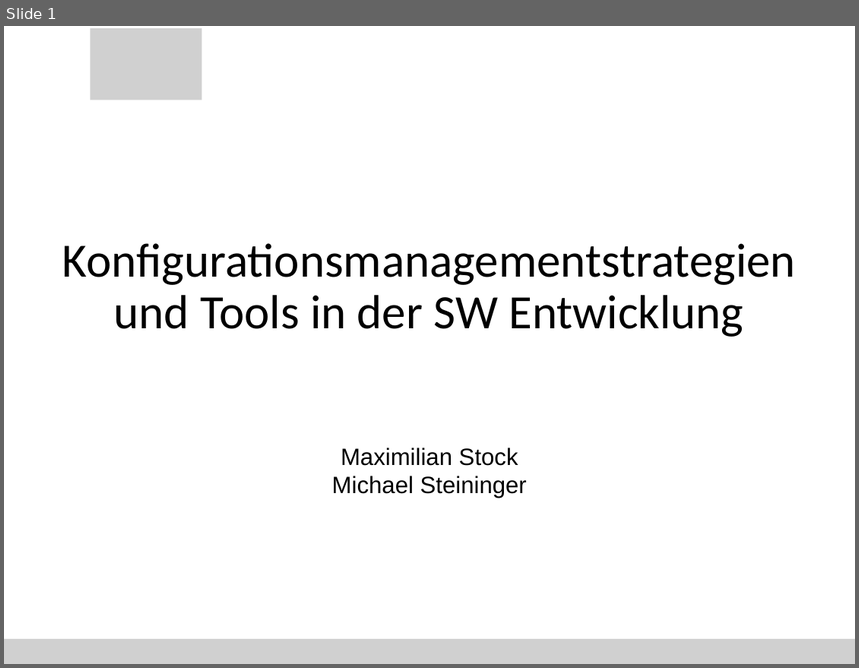
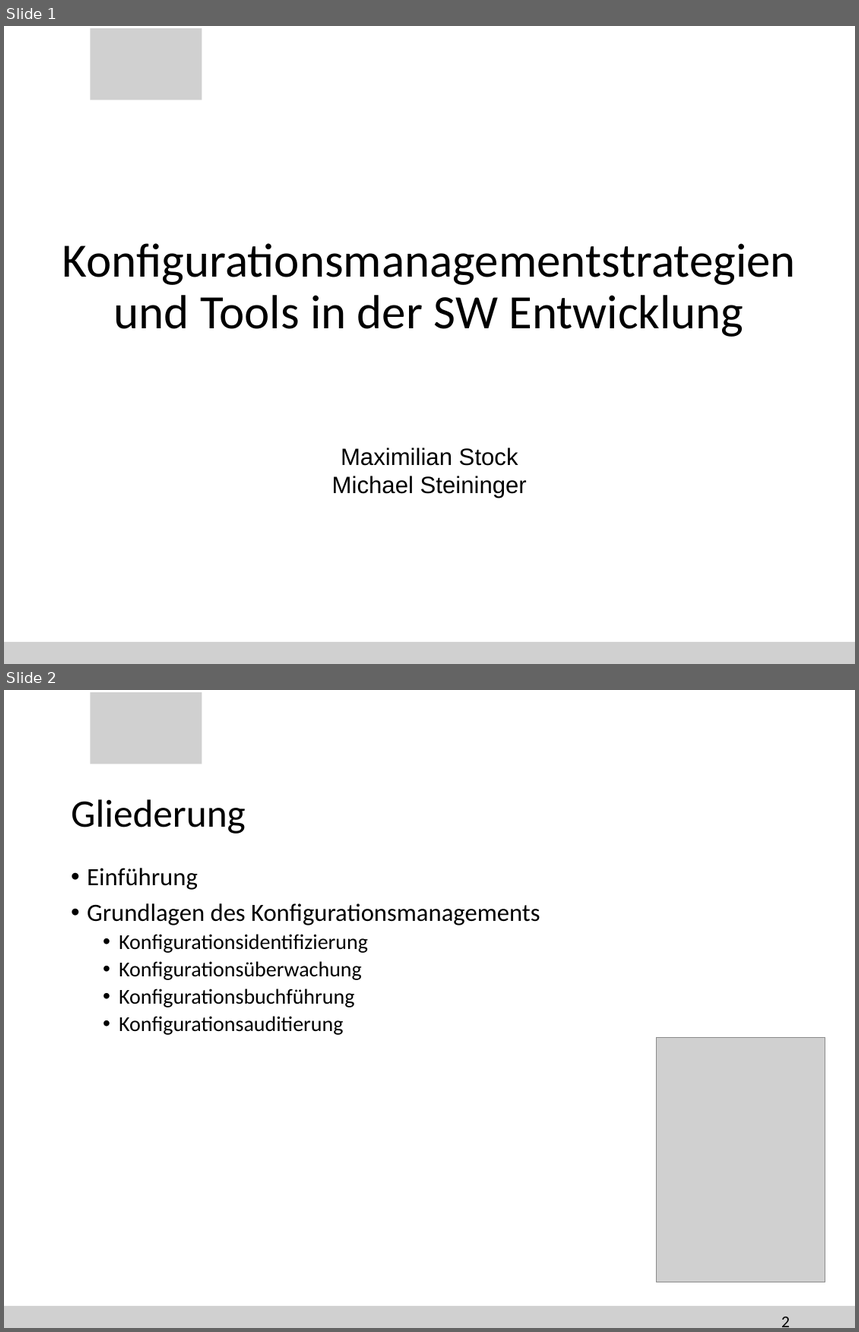
Before and after one commit to SteiMi/swm-seminar, a slide deck: Präsentation/seminar.pptx. Shown one above the other, each under a label of ours: slide 1 before the commit, slides 1 and 2 after it. The pictures are 859x668 and 859x1332 pixels, drawn with LibreOffice and Linux fonts; fonts in the diff are those of the drawing; grey boxes stand for pictures; background and template pictures are left out. Boxes give left, top, right and bottom in pixels: in the first picture for what was removed or moved away, otherwise in the second. Text is boxed around its words. In the diff, an @@ line names an element or a change of style, - is before the commit and + after.

```diff
--- a/Präsentation/seminar.pptx
+++ b/Präsentation/seminar.pptx
@@ slide 2 added at box(4, 690, 855, 1328), background #FFFFFF; not listed: 2 template elements that a slide beside it also shows @@
@@ title added at box(71, 799, 246, 834), 33 pt, text #000000 @@
+Gliederung
@@ text added at box(87, 868, 541, 1035), 18 pt, text #000000 @@
+• Einführung
+• Grundlagen des Konfigurationsmanagements
+  • Konfigurationsidentifizierung
+  • Konfigurationsüberwachung
+  • Konfigurationsbuchführung
+  • Konfigurationsauditierung
@@ picture added at box(657, 1038, 826, 1283) @@
@@ page number added at box(781, 1317, 790, 1328), 14 pt, text #000000 @@
+2
@@ slide 1 changed as well @@
@@ rectangle: place and size @@
-rectangle at box(4, 639, 855, 664)
+rectangle at box(4, 642, 855, 664)
```
Also in this commit, not shown: 1 other slide added, 4 slides removed, 1 other file.
